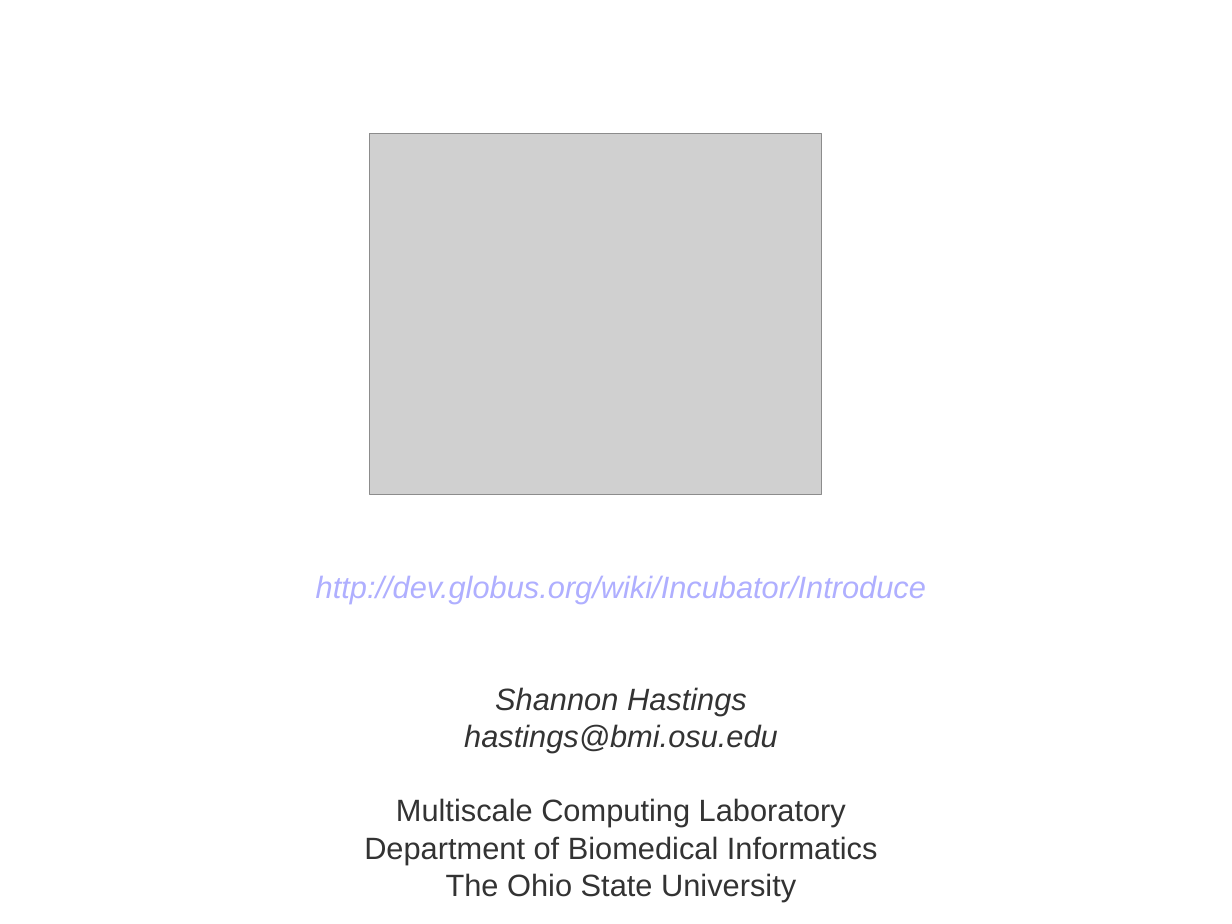
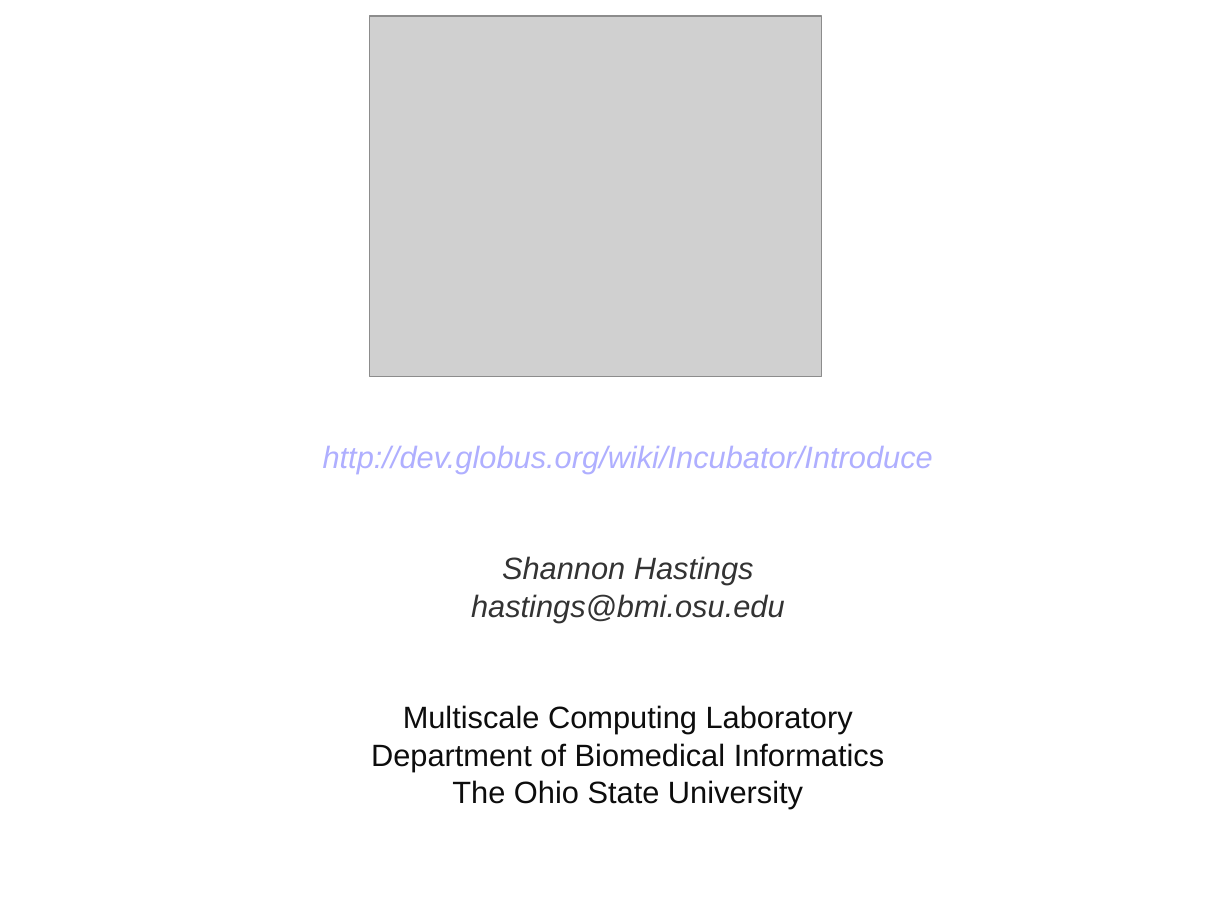
Before and after one commit to NCIP/cagrid-docs, a slide deck: slide 1 of presentations/introduce/Introduce-OGF19.ppt. Drawn at 1232x924 pixels with LibreOffice and Linux fonts; fonts in the diff are those of the drawing; grey boxes stand for pictures; background and template pictures are left out. Boxes give left, top, right and bottom in pixels: in the first picture for what was removed or moved away, otherwise in the second. Text is boxed around its words. In the diff, an @@ line names an element or a change of style, - is before the commit and + after.

```diff
--- a/presentations/introduce/Introduce-OGF19.ppt
+++ b/presentations/introduce/Introduce-OGF19.ppt
@@ picture: place and size @@
-picture at [370,133,822,494]
+picture at [370,16,822,377]
@@ subtitle "http://dev.globus.org/wiki/Incubator/Introduce": place and size @@
-subtitle "http://dev.globus.org/wiki/Incubator/Introduce" at [316,576,926,902]
+subtitle "http://dev.globus.org/wiki/Incubator/Introduce" at [323,446,933,809]
@@ subtitle at [371,705,885,809]: text colour #333333 to #0D0D0D in "Multiscale Computing Laboratory", "Department of Biomedical Informatics", "The Ohio State University" @@
```
Also in this commit, not shown: 20 other slides changed.
